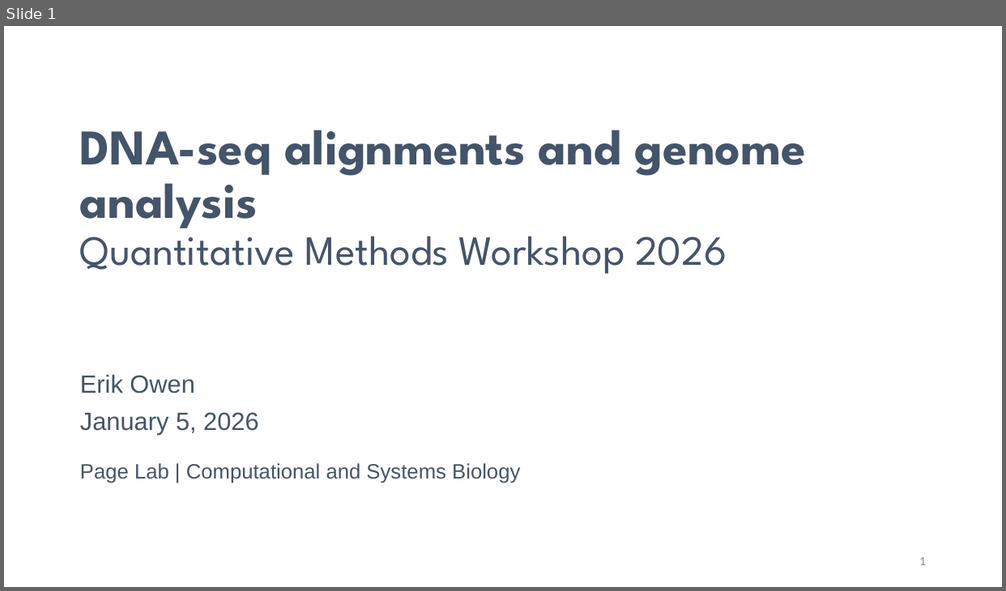
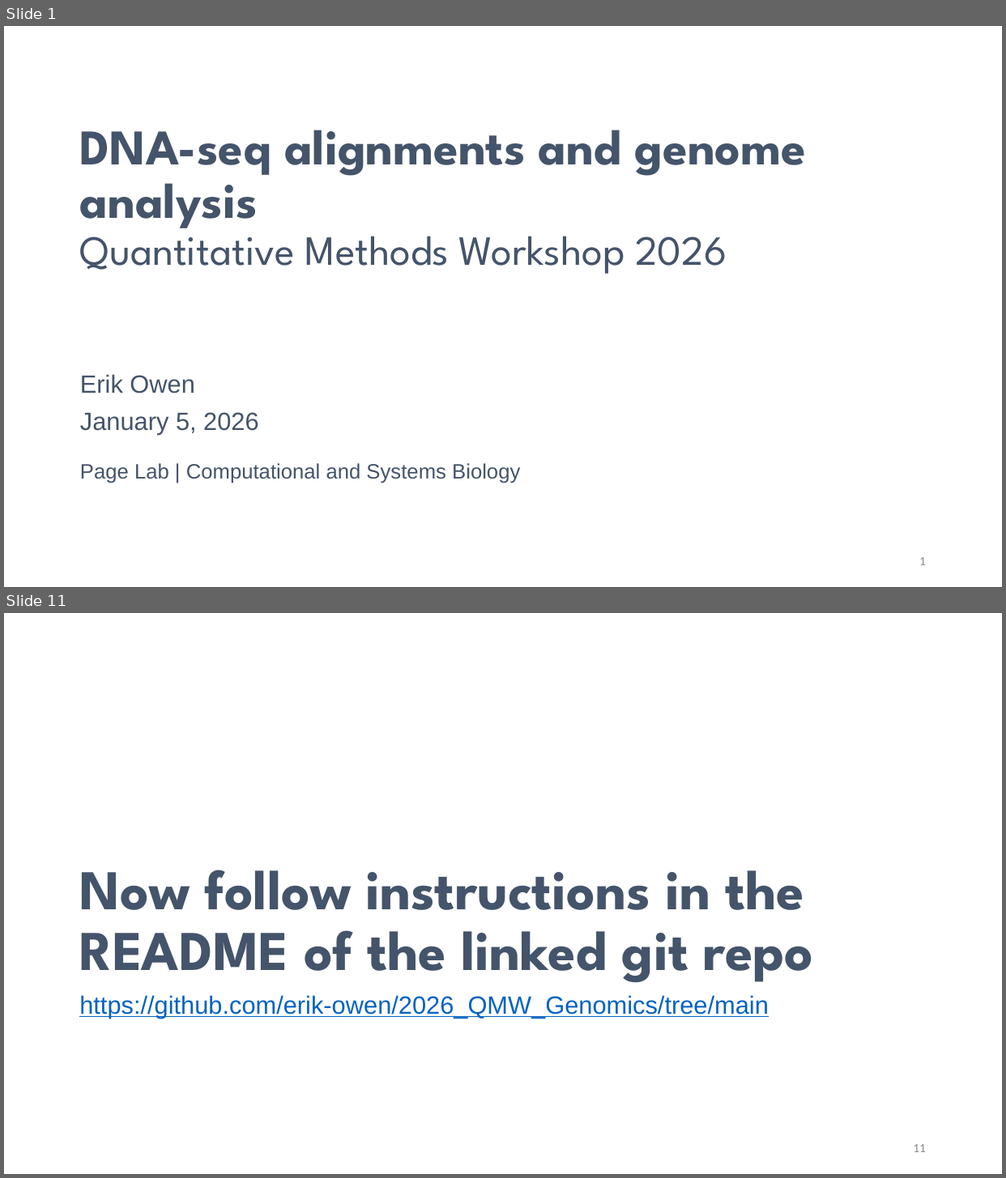
Before and after one commit to erik-owen/2026_QMW_Genomics, a slide deck: slides/260105_dna_seq_alignments.pptx. Shown one above the other, each under a label of ours: slide 1 before the commit, slides 1 and 11 after it; the slides between them are not shown. The pictures are 1006x591 and 1006x1178 pixels, drawn with LibreOffice and Linux fonts; fonts in the diff are those of the drawing; background and template pictures are left out. Boxes give left, top, right and bottom in pixels: in the first picture for what was removed or moved away, otherwise in the second. Text is boxed around its words. In the diff, an @@ line names an element or a change of style, - is before the commit and + after.

```diff
--- a/slides/260105_dna_seq_alignments.pptx
+++ b/slides/260105_dna_seq_alignments.pptx
@@ slide 11 added at [4,613,1002,1174], background #FFFFFF @@
@@ title added at [79,870,813,982], 54 pt, text #44546A, bold @@
+Now follow instructions in the README of the linked git repo
@@ text added at [79,995,769,1018], 24 pt, text #0563C1, underline @@
+https://github.com/erik-owen/2026_QMW_Genomics/tree/main
@@ page number added at [913,1144,926,1152], 12 pt, text #8C8C8C @@
+11
```
Also in this commit, not shown: 9 other slides added, 1 other file.
